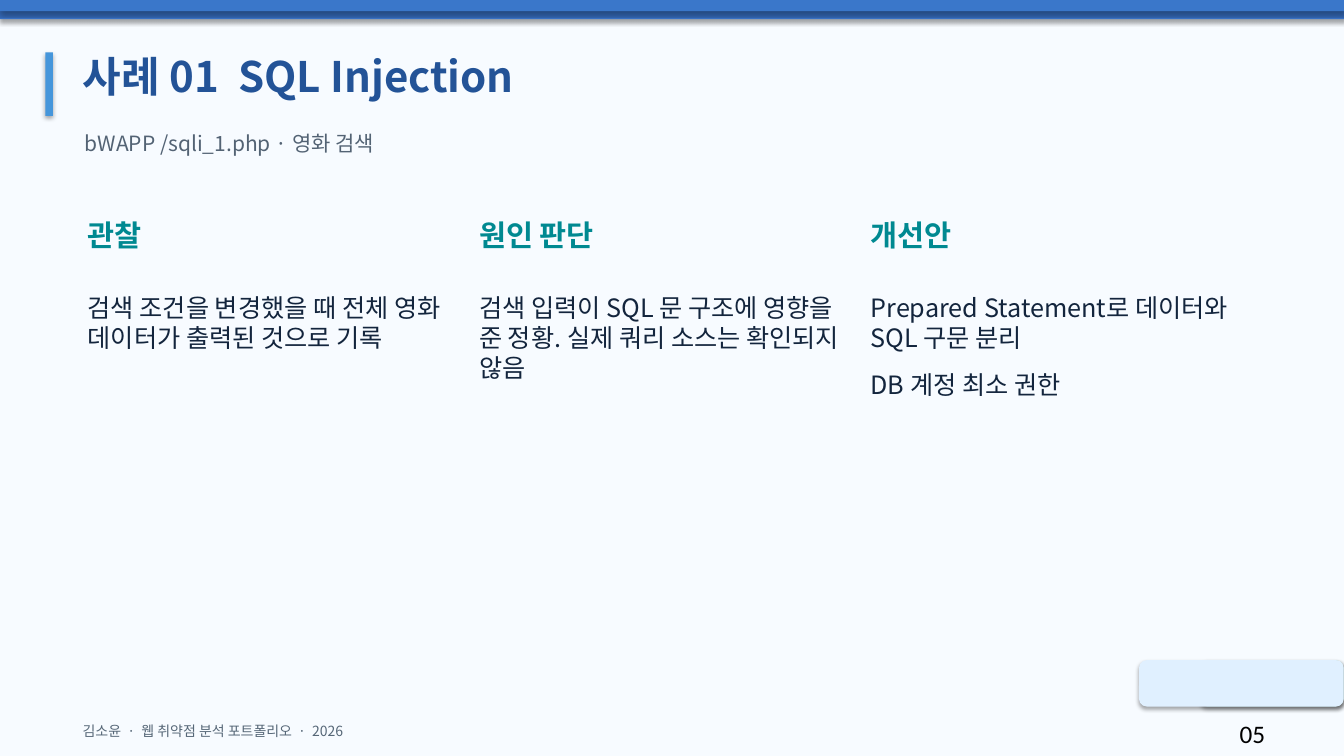
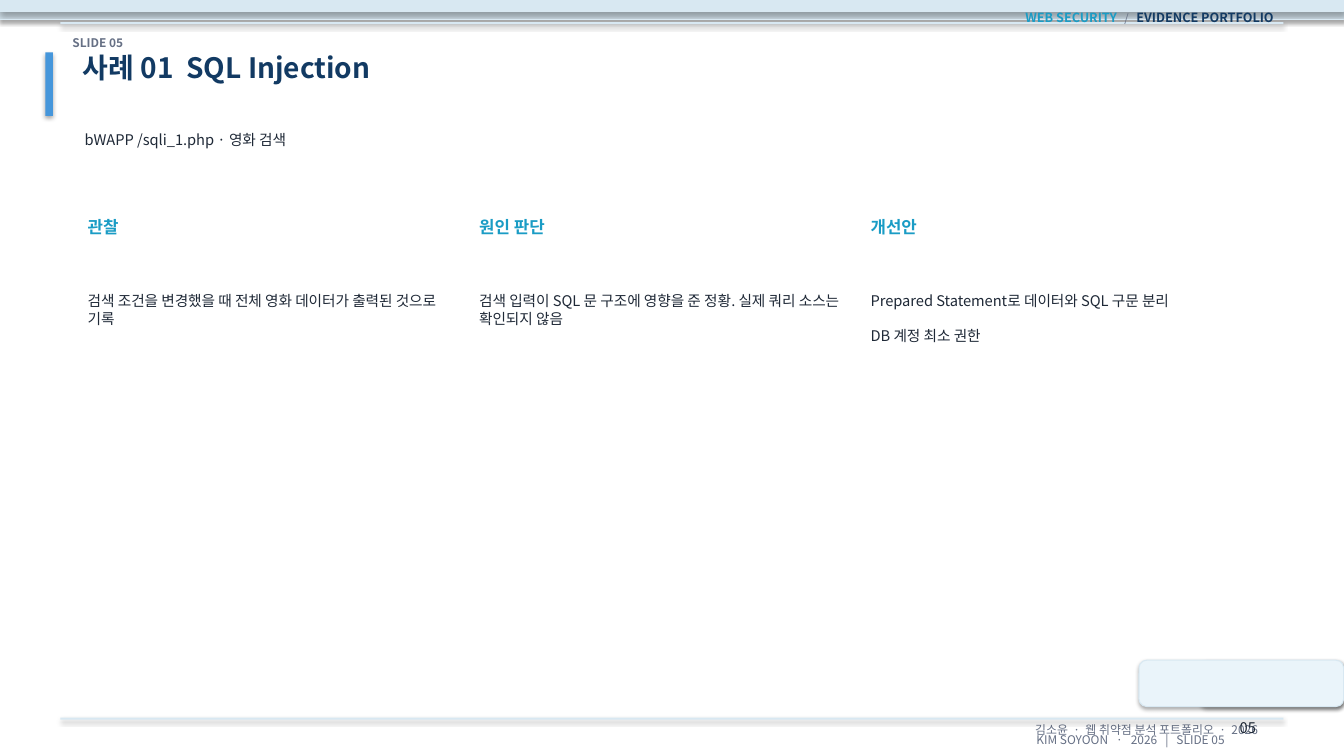
Before and after one commit to Soyoon0608/about-me-site, a slide deck: slide 5 of documents/김소윤_웹취약점분석_포트폴리오.pptx. Drawn at 1344x756 pixels with LibreOffice and Linux fonts; fonts in the diff are those of the drawing. Boxes give left, top, right and bottom in pixels: in the first picture for what was removed or moved away, otherwise in the second. Text is boxed around its words. In the diff, an @@ line names an element or a change of style, - is before the commit and + after.

```diff
--- a/documents/김소윤_웹취약점분석_포트폴리오.pptx
+++ b/documents/김소윤_웹취약점분석_포트폴리오.pptx
@@ background #F7FBFF to #FFFFFF @@
@@ rectangle at box(0, 0, 1344, 19): fill #3870C3 to #D8E8F2; outline none to #D8E8F2 0.75 pt @@
@@ rectangle at box(0, 0, 1344, 11): fill #3A77CA to #D8E8F2; outline none to #D8E8F2 0.75 pt @@
@@ rectangle added at box(60, 22, 1284, 24), fill #D8E8F2 @@
@@ text added at box(1025, 9, 1273, 26), 9 pt, text #123A63, bold @@
+WEB SECURITY / EVIDENCE PORTFOLIO
@@ text added at box(72, 38, 123, 47), 8.5 pt, text #667085, bold @@
+SLIDE 05
@@ text "사례 01 SQL Injection" at box(83, 54, 370, 85): size 30 to 20 pt, text colour #235397 to #123A63 @@
@@ text "bWAPP /sqli_1.php · 영화 검색" at box(85, 133, 286, 149): size 15 to 10.5 pt, text colour #536374 to #1F2937 @@
@@ size 21 to 12 pt, text colour #008991 to #1A9CC5 in 3 elements at box(88, 219, 119, 235), box(479, 219, 545, 235), box(871, 219, 917, 235) @@
@@ size 18 to 10.5 pt, text colour #13253D to #1F2937 in 3 elements at box(88, 294, 436, 325), box(479, 293, 839, 325), box(871, 294, 1169, 342) @@
@@ rounded rectangle at box(1139, 660, 1344, 707): fill #E0F0FF to #EAF4FA; outline none to #D8E8F2 0.75 pt @@
@@ rectangle added at box(60, 718, 1284, 720), fill #D8E8F2 @@
@@ text "김소윤 · 웹 취약점 분석 ..." at box(1035, 722, 1257, 738): size 10 to 8.5 pt, text colour #566777 to #667085; alignment left to right @@
@@ text "05" at box(1240, 722, 1256, 734): size 18 to 10.5 pt, font Calibri to Noto Sans CJK KR, text colour #000000 to #1F2937 @@
@@ text added at box(1036, 732, 1224, 744), 8.5 pt, text #667085 @@
+KIM SOYOON · 2026 | SLIDE 05
```
Also in this commit, not shown: 15 other slides changed, 1 other file.
